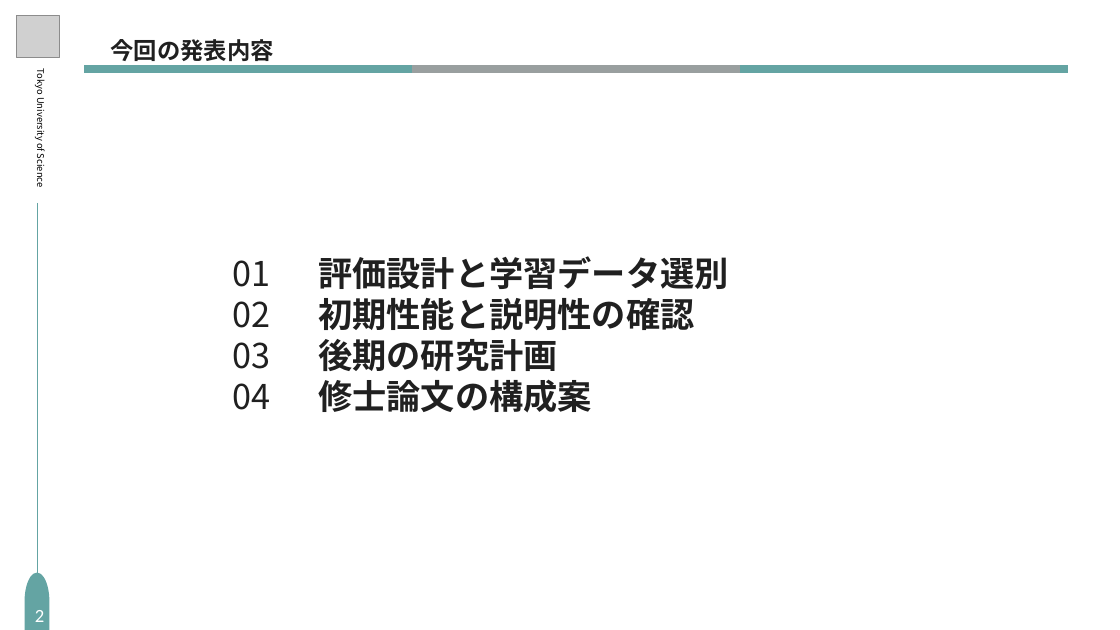
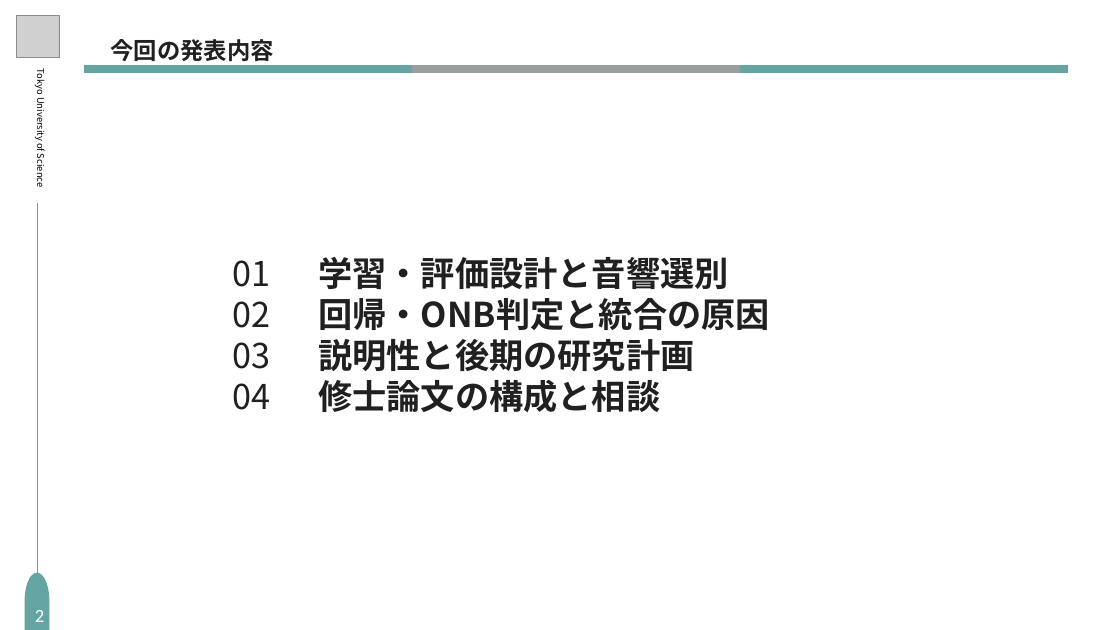
Before and after one commit to S-Riku-tus/university_research, a slide deck: slide 2 of 研究進捗報告/2026/918（研究計画発表）/研究進捗_柴崎陸_0918.pptx. Drawn at 1120x630 pixels with LibreOffice and Linux fonts; fonts in the diff are those of the drawing; grey boxes stand for pictures. Boxes give left, top, right and bottom in pixels: in the first picture for what was removed or moved away, otherwise in the second. Text is boxed around its words. In the diff, an @@ line names an element or a change of style, - is before the commit and + after.

```diff
--- a/研究進捗報告/2026/918（研究計画発表）/研究進捗_柴崎陸_0918.pptx
+++ b/研究進捗報告/2026/918（研究計画発表）/研究進捗_柴崎陸_0918.pptx
@@ text at box(318, 257, 770, 412): text changed @@
-評価設計と学習データ選別
-初期性能と説明性の確認
-後期の研究計画
-修士論文の構成案
+学習・評価設計と音響選別
+回帰・ONB判定と統合の原因
+説明性と後期の研究計画
+修士論文の構成と相談
```
Also in this commit, not shown: 2 other slides changed, 5 slides added, 4 slides removed.
